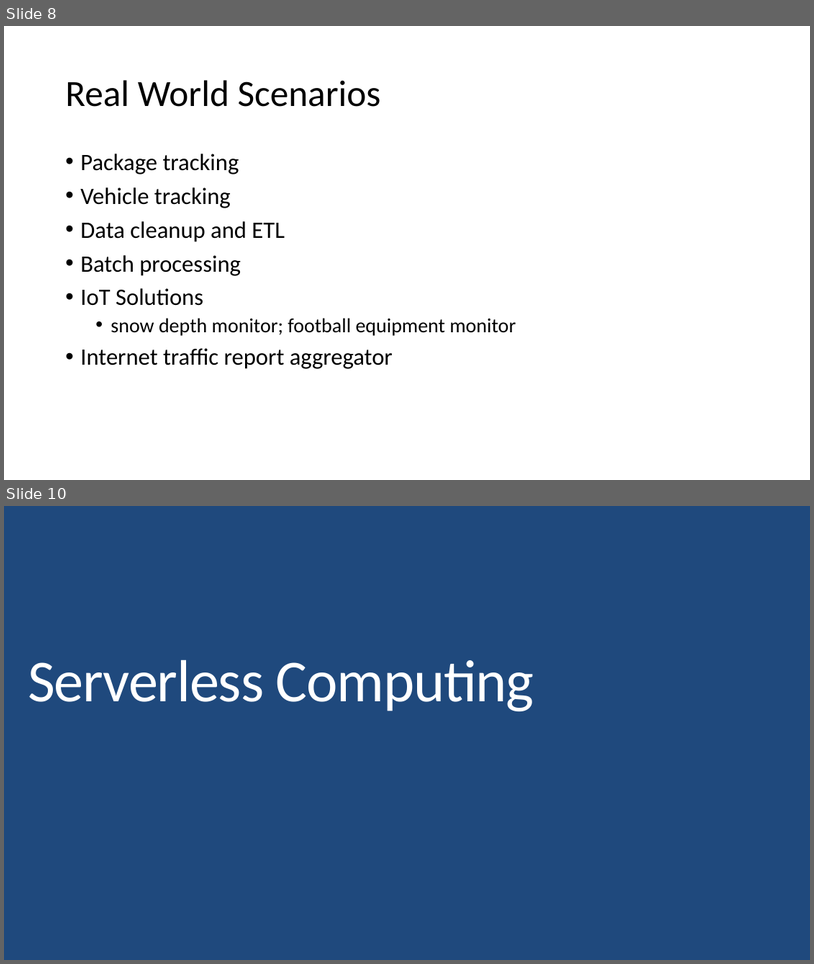
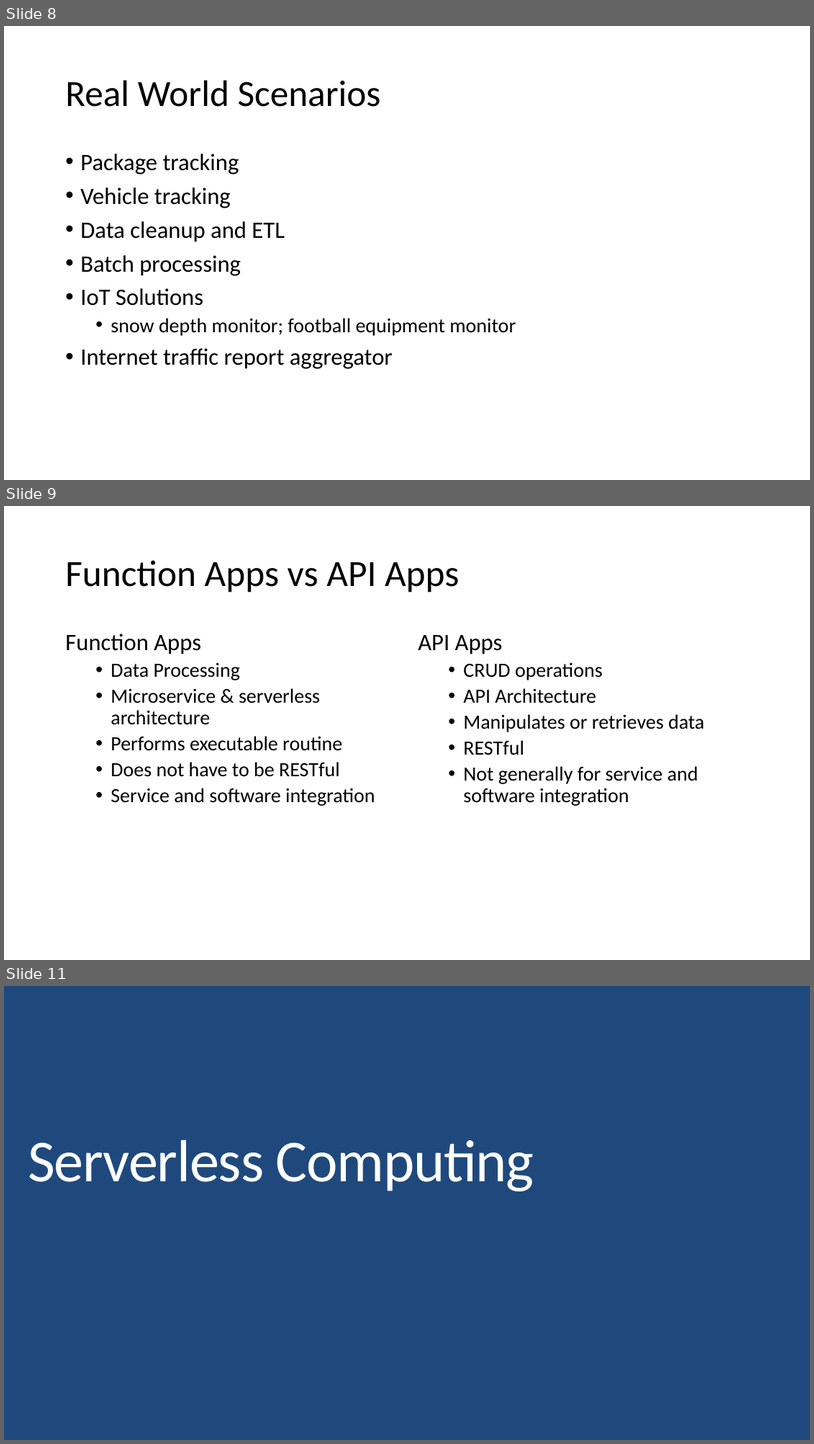
Before and after one commit to BionStt/presentations-2, a slide deck: Azure functions.pptx. Shown one above the other, each under a label of ours: slides 8 and 10 before the commit, slides 8, 9 and 11 after it; the slides between them are not shown. The pictures are 814x964 and 814x1444 pixels, drawn with LibreOffice and Linux fonts; fonts in the diff are those of the drawing. Boxes give left, top, right and bottom in pixels: in the first picture for what was removed or moved away, otherwise in the second. Text is boxed around its words. In the diff, an @@ line names an element or a change of style, - is before the commit and + after.

```diff
--- a/Azure functions.pptx
+++ b/Azure functions.pptx
@@ slide 9 added at box(4, 506, 810, 960), background #FFFFFF @@
@@ title added at box(65, 560, 459, 592), 44 pt, text #000000 @@
+Function Apps vs API Apps
@@ text added at box(65, 633, 375, 806), 24 pt, text #000000 @@
+Function Apps
+  • Data Processing
+  • Microservice & serverless architecture
+  • Performs executable routine
+  • Does not have to be RESTful
+  • Service and software integration
@@ text added at box(418, 635, 705, 806), 24 pt, text #000000 @@
+API Apps
+  • CRUD operations
+  • API Architecture
+  • Manipulates or retrieves data
+  • RESTful
+  • Not generally for service and software integration
@@ what was slide 10 is now slide 11 @@
```
Also in this commit, not shown: 2 slides changed, 3 other slides added, 1 slide removed.
